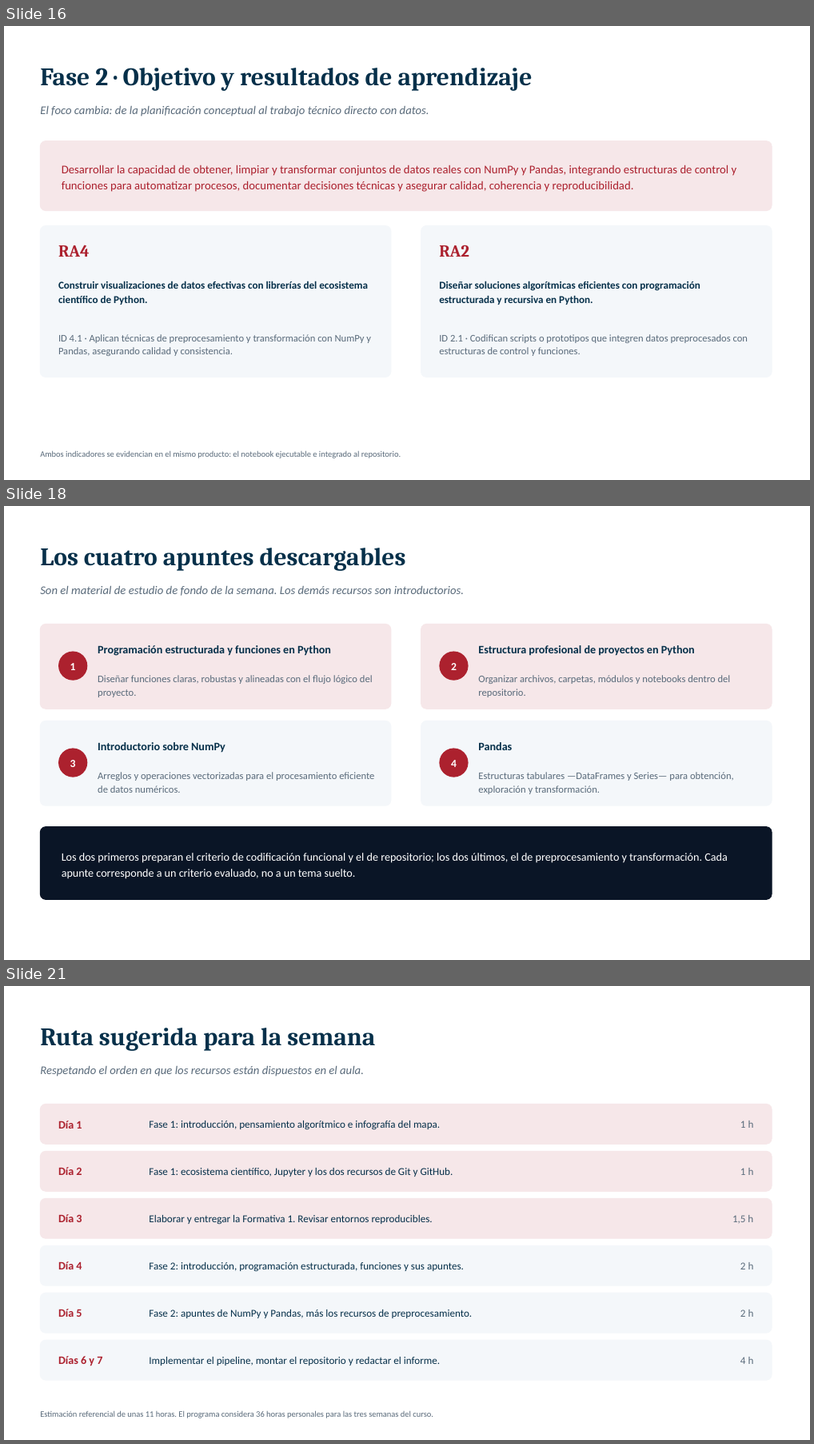
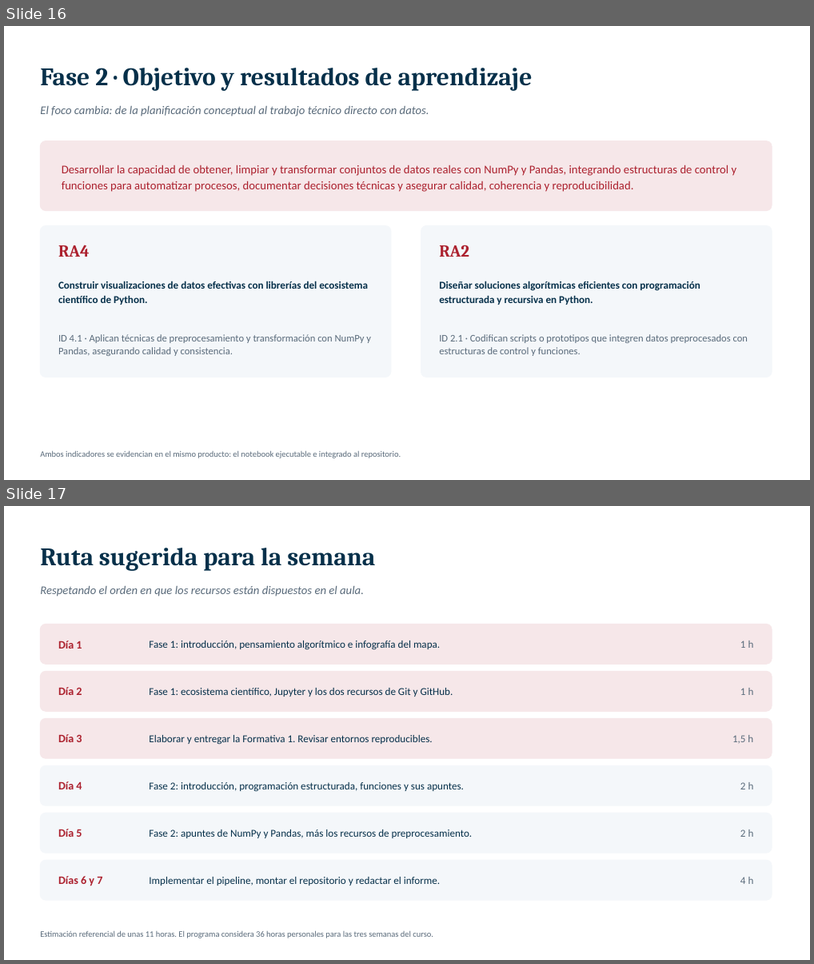
Before and after one commit to magistercienciadatos/Material_Didactico_Semana1, a slide deck: 1_Presentación_Semana1/MCDI500_Semana_1.pptx. Shown one above the other, each under a label of ours: slides 16, 18 and 21 before the commit, slides 16 and 17 after it; the slides between them are not shown. The pictures are 814x1444 and 814x964 pixels, drawn with LibreOffice and Linux fonts; fonts in the diff are those of the drawing. Boxes give left, top, right and bottom in pixels: in the first picture for what was removed or moved away, otherwise in the second. Text is boxed around its words. In the diff, an @@ line names an element or a change of style, - is before the commit and + after.

Commit message:
Actualización de la carpeta de presentación

```diff
--- a/1_Presentación_Semana1/MCDI500_Semana_1.pptx
+++ b/1_Presentación_Semana1/MCDI500_Semana_1.pptx
@@ slide 18 removed at [4,506,810,960], background #FFFFFF @@
@@ text removed at [40,548,406,571] @@
-Los cuatro apuntes descargables
@@ text removed at [40,586,464,596] @@
-Son el material de estudio de fondo de la semana. Los demás recursos son introductorios.
@@ rounded rectangle removed at [40,624,391,708] @@
@@ rounded rectangle removed at [422,624,772,708] @@
@@ text removed at [98,645,331,656] @@
-Programación estructurada y funciones en Python
@@ text removed at [478,645,695,656] @@
-Estructura profesional de proyectos en Python
@@ ellipse removed at [58,651,87,680] @@
@@ text removed at [70,663,76,670] @@
-1
@@ ellipse removed at [439,651,469,680] @@
@@ text removed at [451,663,457,670] @@
-2
@@ text removed at [98,675,373,697] @@
-Diseñar funciones claras, robustas y alineadas con el flujo lógico del proyecto.
@@ text removed at [478,675,731,697] @@
-Organizar archivos, carpetas, módulos y notebooks dentro del repositorio.
@@ rounded rectangle removed at [40,720,391,805] @@
@@ rounded rectangle removed at [422,720,772,805] @@
@@ text removed at [98,742,226,752] @@
-Introductorio sobre NumPy
@@ text removed at [478,742,512,750] @@
-Pandas
@@ ellipse removed at [58,748,87,777] @@
@@ text removed at [70,760,76,767] @@
-3
@@ ellipse removed at [439,748,469,777] @@
@@ text removed at [451,760,457,767] @@
-4
@@ text removed at [98,772,374,792] @@
-Arreglos y operaciones vectorizadas para el procesamiento eficiente de datos numéricos.
@@ text removed at [478,772,734,794] @@
-Estructuras tabulares —DataFrames y Series— para obtención, exploración y transformación.
@@ rounded rectangle removed at [40,827,772,900] @@
@@ text removed at [62,852,727,879] @@
-Los dos primeros preparan el criterio de codificación funcional y el de repositorio; los dos últimos, el de preprocesamiento y transformación. Cada apunte corresponde a un criterio evaluado, no a un tema suelto.
@@ what was slide 21 is now slide 17 @@
```
Also in this commit, not shown: 2 slides changed, 2 slides added, 16 other slides removed, 7 other files.
